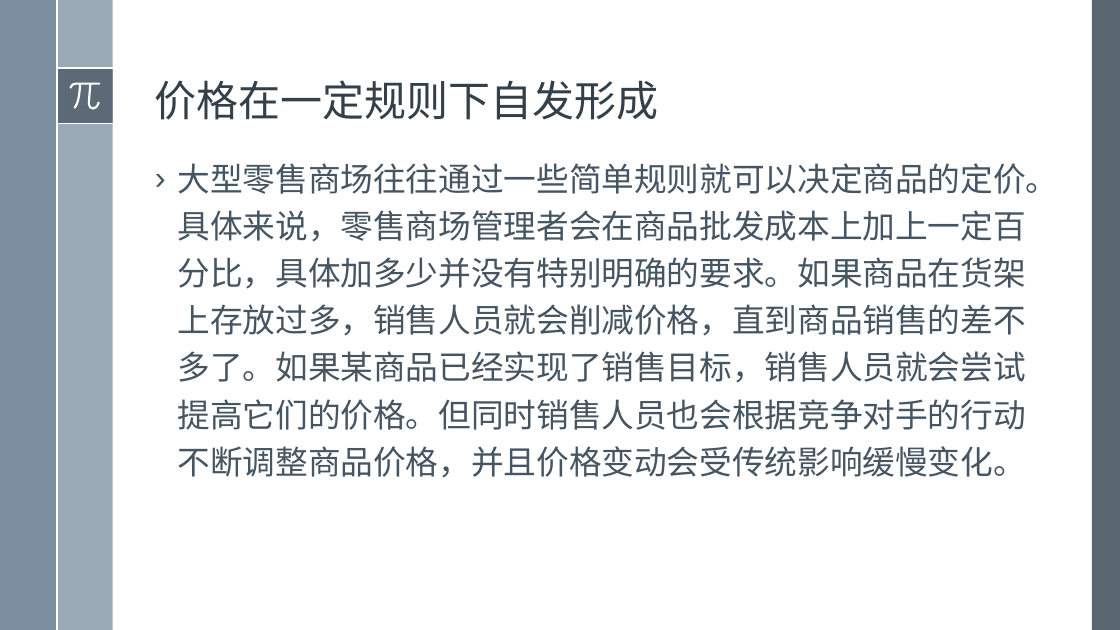
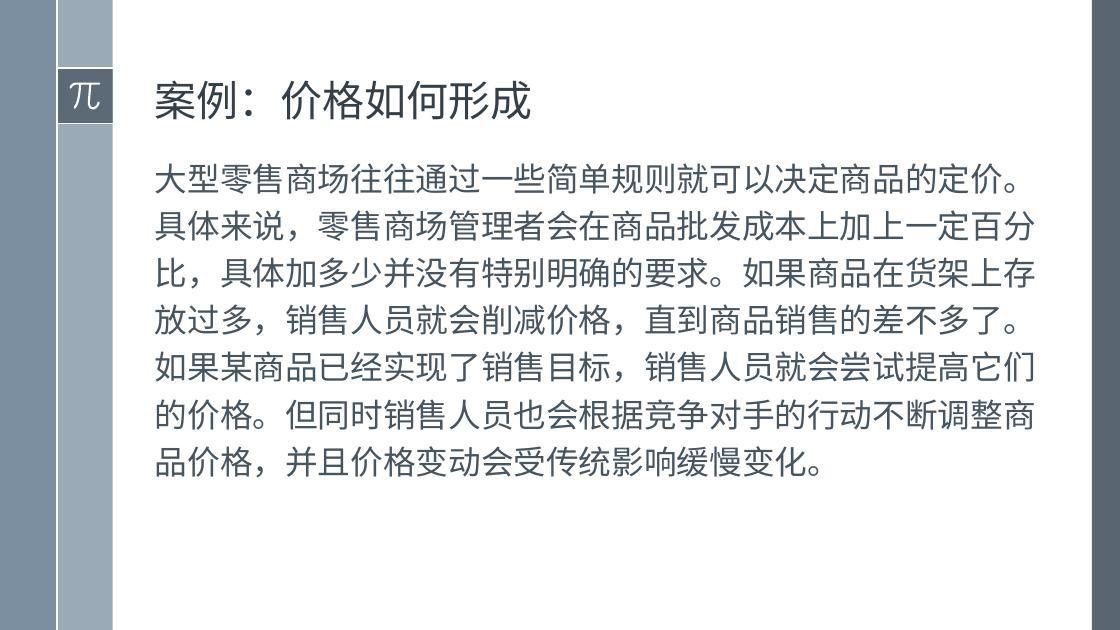
Before and after one commit to exoplanetX/SystemDynamics, a slide deck: slide 2 of 系统仿真-15-决策规则.pptx. Drawn at 1120x630 pixels with LibreOffice and Linux fonts; fonts in the diff are those of the drawing. Boxes give left, top, right and bottom in pixels: in the first picture for what was removed or moved away, otherwise in the second. Text is boxed around its words. In the diff, an @@ line names an element or a change of style, - is before the commit and + after.

```diff
--- a/系统仿真-15-决策规则.pptx
+++ b/系统仿真-15-决策规则.pptx
@@ title at box(155, 80, 533, 120): text changed @@
-价格在一定规则下自发形成
+案例：价格如何形成
@@ text "大型零售商场往往通过一些简单规则就可以决定商品的定价。具体来说，零售商场管理者会在商品批发成本上加上一定百分比，具体加多 ..." at box(155, 163, 1036, 478): bullet › to none @@
```
Also in this commit, not shown: 8 other slides changed.
